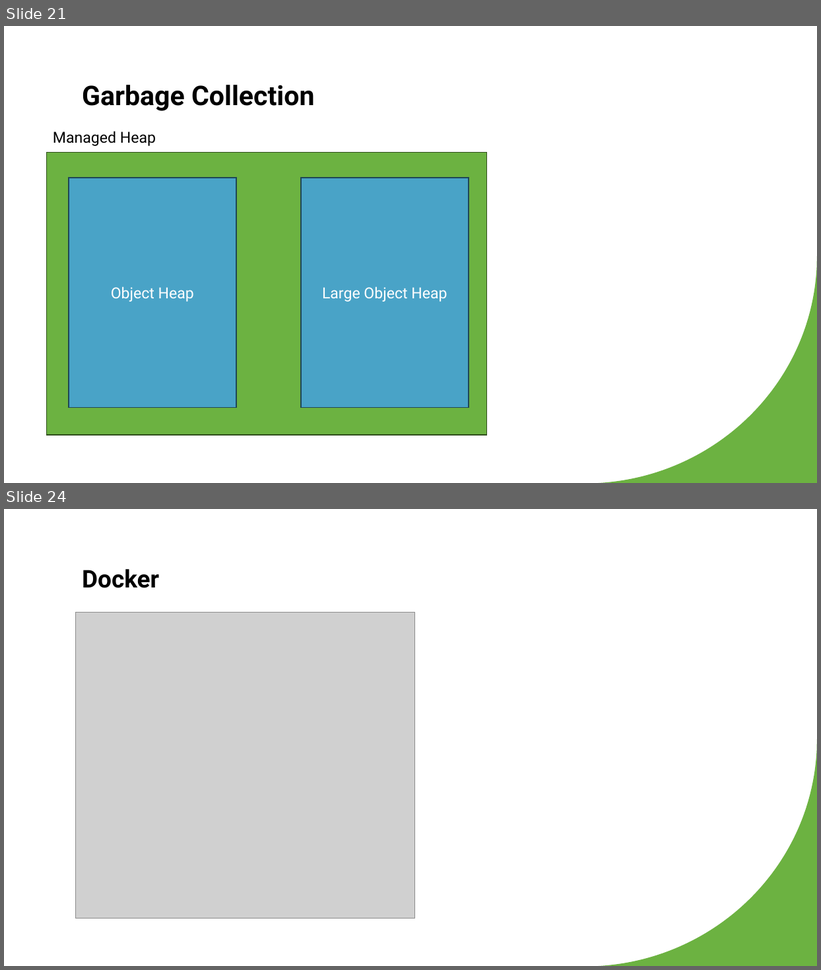
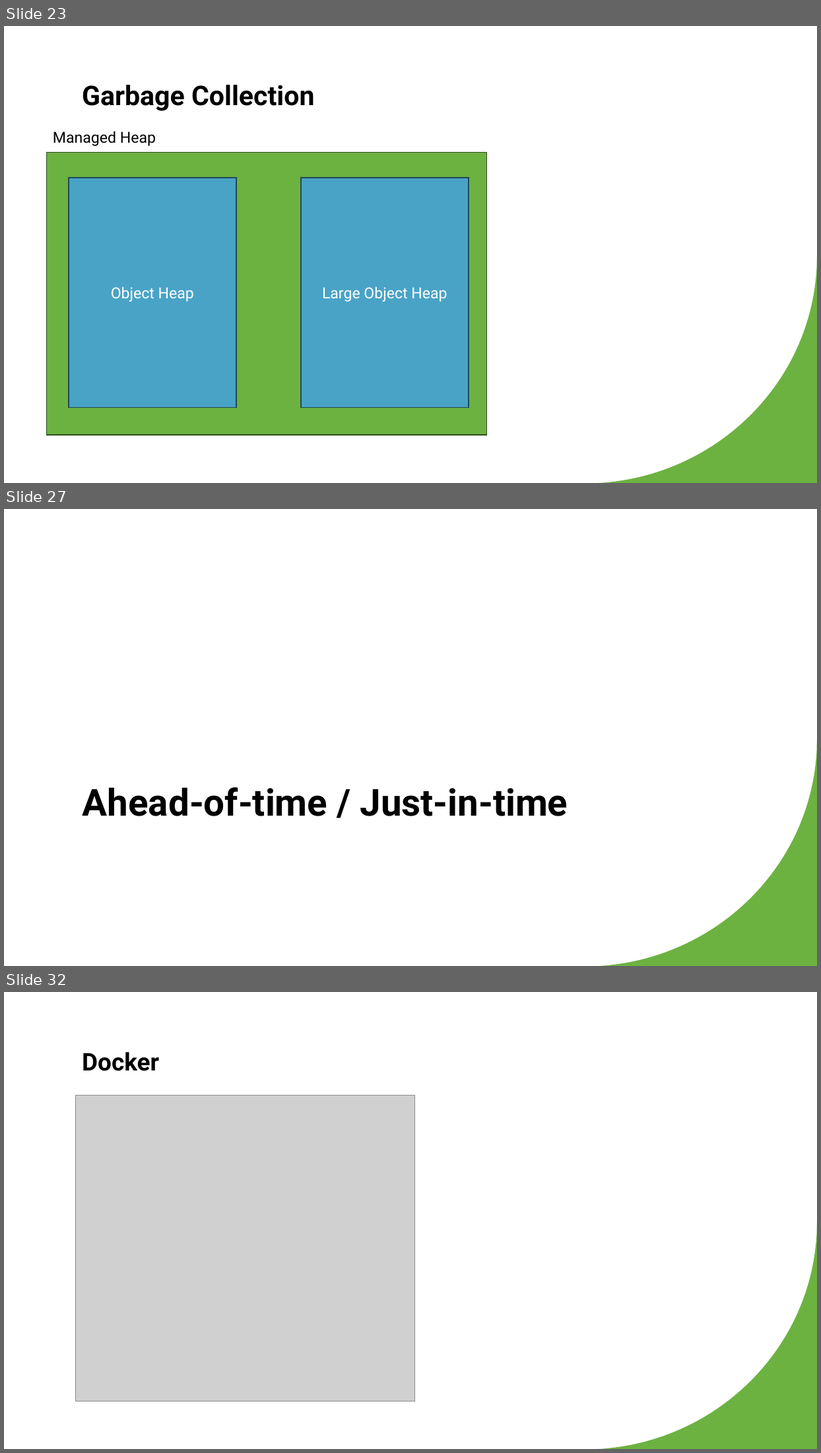
Before and after one commit to NicoVermeir/DotnetAbc, a slide deck: dotnet abc.pptx. Shown one above the other, each under a label of ours: slides 21 and 24 before the commit, slides 23, 27 and 32 after it; the slides between them are not shown. The pictures are 821x970 and 821x1453 pixels, drawn with LibreOffice and Linux fonts; fonts in the diff are those of the drawing; grey boxes stand for pictures. Boxes give left, top, right and bottom in pixels: in the first picture for what was removed or moved away, otherwise in the second. Text is boxed around its words. In the diff, an @@ line names an element or a change of style, - is before the commit and + after.

```diff
--- a/dotnet abc.pptx
+++ b/dotnet abc.pptx
@@ slide 27 added at box(4, 509, 817, 966), background #FFFFFF; not listed: 1 template element that a slide beside it also shows @@
@@ title added at box(83, 788, 568, 817), 44 pt, text #000000, bold @@
+Ahead-of-time / Just-in-time
@@ what was slide 21 is now slide 23 @@
@@ what was slide 24 is now slide 32 @@
```
Also in this commit, not shown: 8 slides changed, 11 other slides added.
